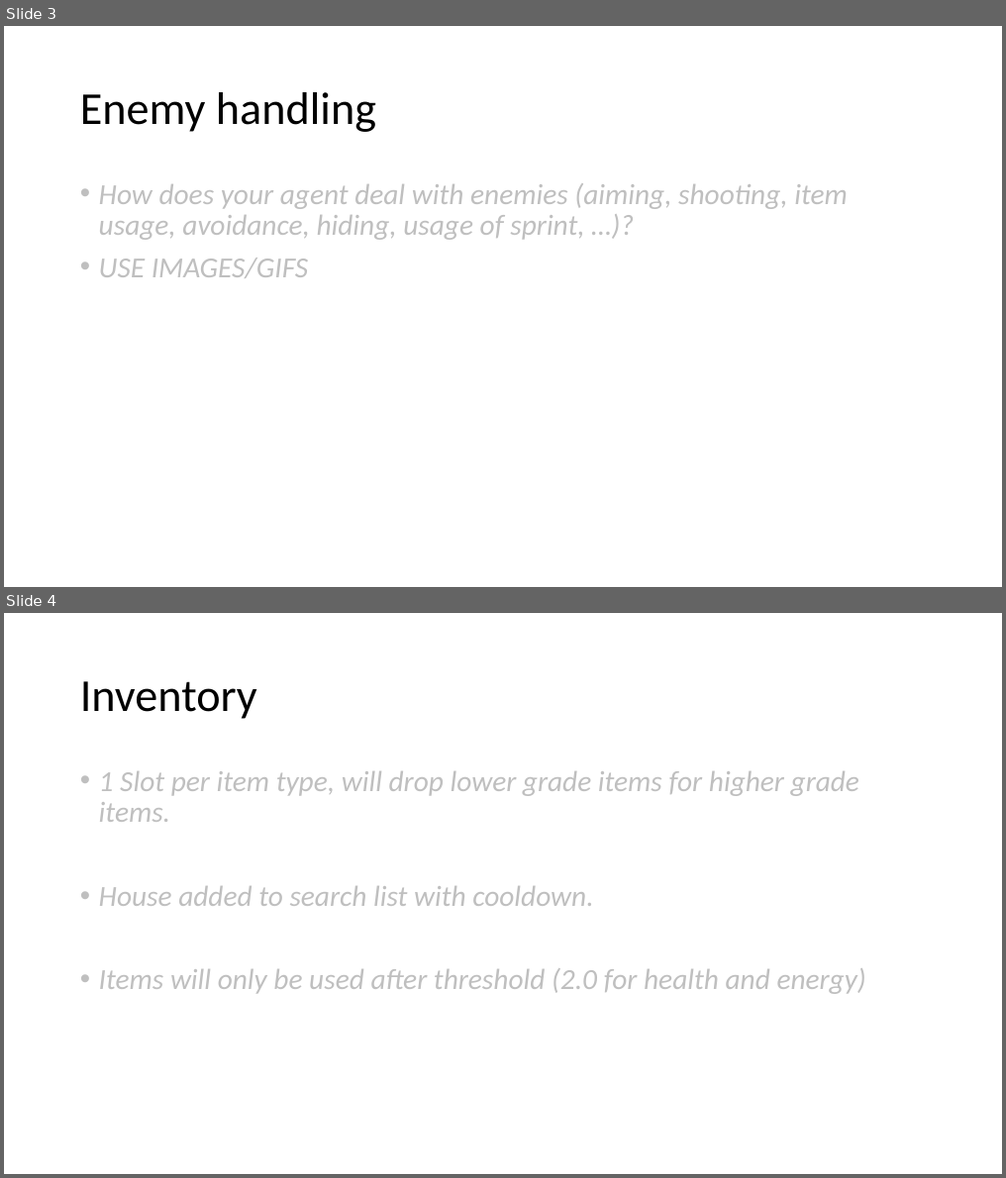
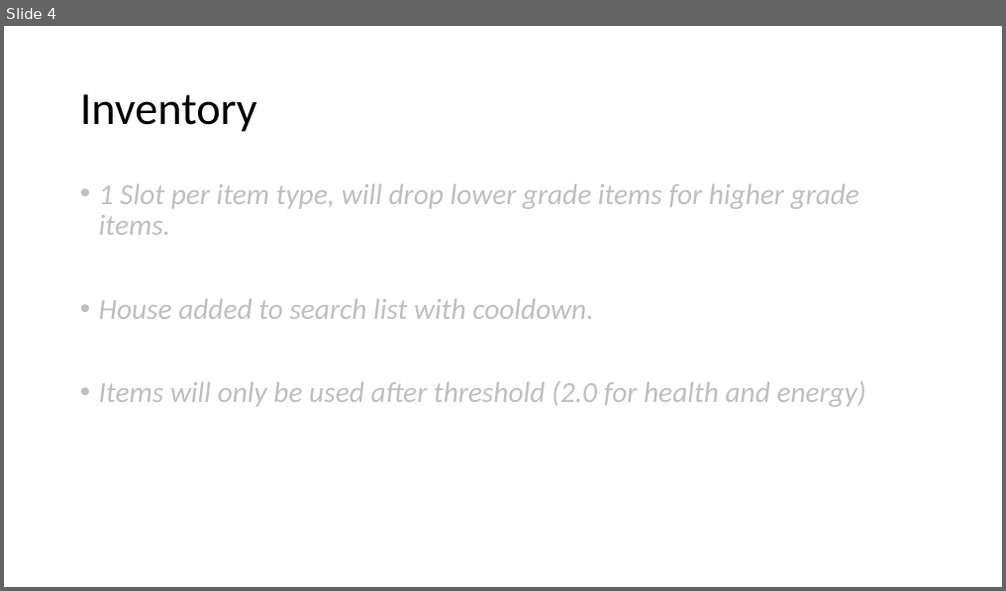
Before and after one commit to SixArne/GameplayProgrammingZombieGame, a slide deck: GPP_ZombieAI_LastNameFirstName_2DAEXX.pptx. Shown one above the other, each under a label of ours: slides 3 and 4 before the commit, slide 4 after it. The pictures are 1006x1178 and 1006x591 pixels, drawn with LibreOffice and Linux fonts; fonts in the diff are those of the drawing. Boxes give left, top, right and bottom in pixels: in the first picture for what was removed or moved away, otherwise in the second. Text is boxed around its words. In the diff, an @@ line names an element or a change of style, - is before the commit and + after.

```diff
--- a/GPP_ZombieAI_LastNameFirstName_2DAEXX.pptx
+++ b/GPP_ZombieAI_LastNameFirstName_2DAEXX.pptx
@@ slide 3 removed at [4, 26, 1002, 587], background #FFFFFF @@
@@ title removed at [80, 92, 376, 132] @@
-Enemy handling
@@ text removed at [99, 183, 847, 278] @@
-• How does your agent deal with enemies (aiming, shooting, item usage, avoidance, hiding, usage of sprint, …)?
-• USE IMAGES/GIFS
```
Also in this commit, not shown: 3 slides changed, 2 slides added, 1 other slide removed, 5 other files.
